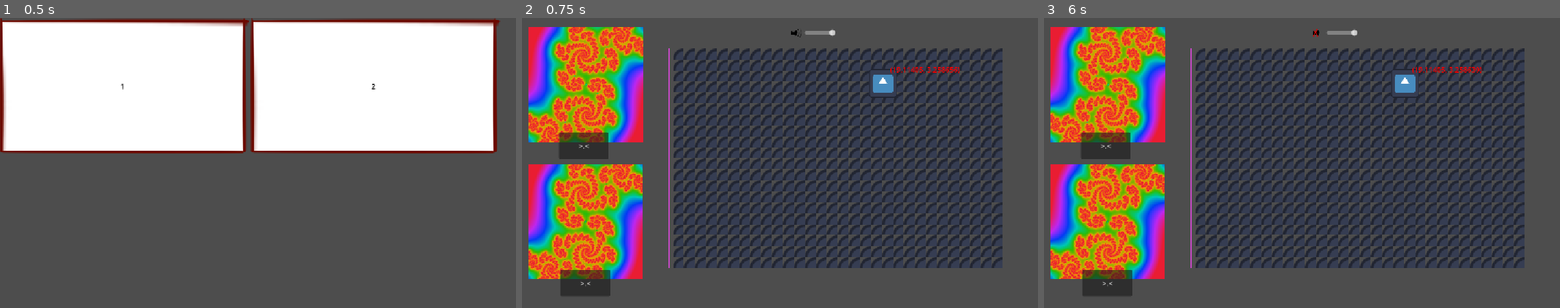
Above: before the commit, frames 1-3 (left to right).
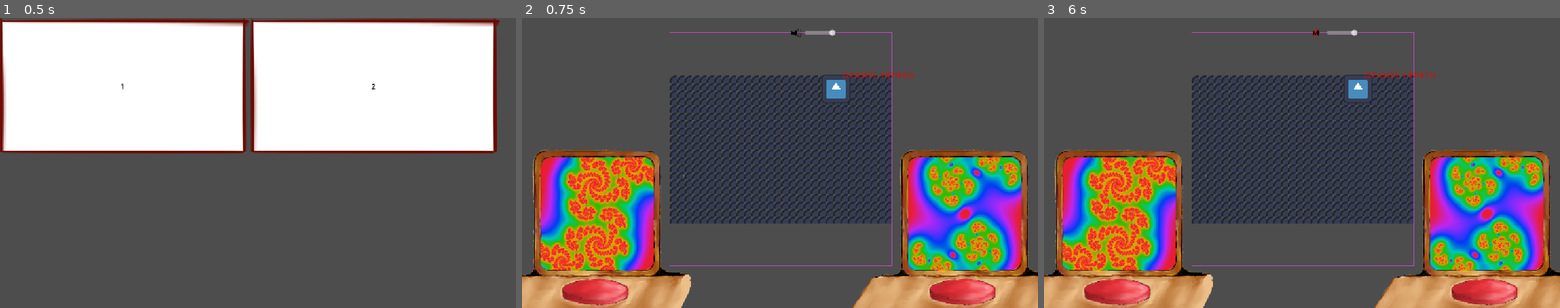
Above: after the commit, the same moments.

Repository: Wallted/ldjam-59
Game: Godot game, scene res://main.tscn
The game is run twice, just before and just after one commit, with the same random seed, the same clock (stepped at 60 frames per second) and the same inputs. The engine's default icon, where the game draws it, is replaced by a stand-in: a white triangle on a blue panel in a dark square.
Inputs (mouse positions are in pixels of both pictures, inside the frame that each line leads up to; where the layout moved, square brackets give the same spot in the first picture):
- Up to frame 1 (0.5 s): no input
- Up to frame 2 (0.75 s): click "1" at 0.5 s
- Up to frame 3 (6 s): click (1105, 281) at 1.25 s, where only the run before the commit has a clickable ">.<"; click (1358, 87) [1405, 84] at 2 s; click (1358, 87) [1405, 84] at 2.75 s; click (1105, 281) at 3.5 s, where only the run before the commit has a clickable ">.<"; click (1358, 87) [1405, 84] at 4.25 s; click (1105, 281) at 5 s, where only the run before the commit has a clickable ">.<"; click (1317, 32) at 5.75 s

Frame 1 is identical in both runs. In frame 2, 54% of the frame differs, in the area x 0-100%, y 3-100%; in frame 3, 54%.

Commit message:
Fractal 2 (#30)
* fractal frames

* play buttons animated

Diff:
--- a/canvas.gd
+++ b/canvas.gd
@@ -1,2 +1,21 @@
 class_name Fractal
 extends Control
+
+
+signal interaction(is_pressed: bool)
+
+const FRAME_BUTTON_RELEASED = preload("uid://bbpahtqmppeyf")
+const FRAME_BUTTON_PRESSED = preload("uid://dcn40m7ndrwwc")
+
+
+@onready var frame: Sprite2D = $Frame
+
+
+func _on_button_button_down():
+	interaction.emit(true)
+	frame.texture = FRAME_BUTTON_PRESSED
+
+
+func _on_button_button_up():
+	interaction.emit(false)
+	frame.texture = FRAME_BUTTON_RELEASED
--- a/canvas.tscn
+++ b/canvas.tscn
@@ -1,17 +1,7 @@
 [gd_scene format=3 uid="uid://dwp3igcc7lv7r"]
 
 [ext_resource type="Script" uid="uid://cu6paxujgyctj" path="res://canvas.gd" id="1_75aqd"]
-[ext_resource type="Shader" uid="uid://b2i0ttumm0jwq" path="res://fractal.gdshader" id="2_pfdkn"]
-
-[sub_resource type="ShaderMaterial" id="ShaderMaterial_15w7l"]
-shader = ExtResource("2_pfdkn")
-shader_parameter/zoom = 0.0
-shader_parameter/center = Vector2(0.72, 0.395)
-shader_parameter/c = Vector2(0.3, 0.48)
-shader_parameter/color_phase = 0.0
-shader_parameter/color_freq = 1.0
-shader_parameter/thresh = 200.0
-shader_parameter/hue_coef = 0.4
+[ext_resource type="Texture2D" uid="uid://bbpahtqmppeyf" path="res://assets/przycisk_ok.png" id="2_pfdkn"]
 
 [sub_resource type="CanvasTexture" id="CanvasTexture_k4n84"]
 
@@ -21,8 +11,24 @@
 script = ExtResource("1_75aqd")
 
 [node name="TextureRect" type="TextureRect" parent="." unique_id=656123526]
-material = SubResource("ShaderMaterial_15w7l")
+use_parent_material = true
 layout_mode = 0
 offset_right = 256.0
 offset_bottom = 256.0
 texture = SubResource("CanvasTexture_k4n84")
+
+[node name="Frame" type="Sprite2D" parent="." unique_id=779488552]
+position = Vector2(165, 157)
+scale = Vector2(0.56, 0.56)
+texture = ExtResource("2_pfdkn")
+
+[node name="Button" type="Button" parent="." unique_id=1212396923]
+modulate = Color(1, 1, 1, 0)
+layout_mode = 0
+offset_left = 46.0
+offset_top = 271.0
+offset_right = 201.0
+offset_bottom = 335.0
+
+[connection signal="button_down" from="Button" to="." method="_on_button_button_down"]
+[connection signal="button_up" from="Button" to="." method="_on_button_button_up"]
--- a/game.tscn
+++ b/game.tscn
@@ -3,9 +3,29 @@
 [ext_resource type="Script" uid="uid://d3y1cb6tqyug5" path="res://game.gd" id="1_80nbo"]
 [ext_resource type="PackedScene" uid="uid://b7c34bojqhp7f" path="res://zoo_space.tscn" id="2_e2o6t"]
 [ext_resource type="PackedScene" uid="uid://dwp3igcc7lv7r" path="res://canvas.tscn" id="3_feb5d"]
-[ext_resource type="PackedScene" uid="uid://p5wnbaqonghd" path="res://play_button.tscn" id="4_7jktm"]
 [ext_resource type="PackedScene" uid="uid://rtb0cvf0pxp1" path="res://audio.tscn" id="4_fc0e3"]
+[ext_resource type="Shader" uid="uid://b2i0ttumm0jwq" path="res://fractal.gdshader" id="4_ryrav"]
 [ext_resource type="PackedScene" uid="uid://br7df35ubqh7p" path="res://volume_control.tscn" id="6_ryrav"]
+
+[sub_resource type="ShaderMaterial" id="ShaderMaterial_ryrav"]
+shader = ExtResource("4_ryrav")
+shader_parameter/zoom = 0.0
+shader_parameter/center = Vector2(0, 0)
+shader_parameter/c = Vector2(0.48, 0.3)
+shader_parameter/color_phase = 0.0
+shader_parameter/color_freq = 1.0
+shader_parameter/thresh = 200.0
+shader_parameter/hue_coef = 0.4
+
+[sub_resource type="ShaderMaterial" id="ShaderMaterial_eow3j"]
+shader = ExtResource("4_ryrav")
+shader_parameter/zoom = 0.0
+shader_parameter/center = Vector2(0, 0)
+shader_parameter/c = Vector2(0.3, 0.48)
+shader_parameter/color_phase = 0.0
+shader_parameter/color_freq = 1.0
+shader_parameter/thresh = 200.0
+shader_parameter/hue_coef = 0.4
 
 [node name="Game" type="Control" unique_id=1684369373]
 layout_mode = 3
@@ -18,44 +38,31 @@
 
 [node name="ZooSpace" parent="." unique_id=1828854927 instance=ExtResource("2_e2o6t")]
 layout_mode = 1
-offset_left = 328.0
-offset_top = 68.0
-offset_right = -70.0
-offset_bottom = -89.0
+offset_left = 329.0
+offset_top = 32.0
+offset_right = -326.0
+offset_bottom = -94.0
+
+[node name="CurrentFractal" parent="." unique_id=402778540 instance=ExtResource("3_feb5d")]
+material = SubResource("ShaderMaterial_ryrav")
+layout_mode = 1
+offset_left = 861.0
+offset_top = 310.0
+offset_right = 861.0
+offset_bottom = 310.0
 
 [node name="TargetFractal" parent="." unique_id=531768555 instance=ExtResource("3_feb5d")]
+material = SubResource("ShaderMaterial_eow3j")
 layout_mode = 1
-offset_left = 14.0
-offset_top = 327.0
-offset_right = 14.0
-offset_bottom = 327.0
-
-[node name="PlayButton" parent="TargetFractal" unique_id=1187659698 instance=ExtResource("4_7jktm")]
-layout_mode = 1
-offset_left = 72.0
-offset_top = 236.0
-offset_right = 72.0
-offset_bottom = 236.0
-
-[node name="CurrentFractal" parent="." unique_id=402778540 instance=ExtResource("3_feb5d")]
-layout_mode = 1
-offset_left = 15.0
-offset_top = 21.0
-offset_right = 15.0
-offset_bottom = 21.0
-
-[node name="PlayButton" parent="CurrentFractal" unique_id=13145799 instance=ExtResource("4_7jktm")]
-layout_mode = 1
-offset_left = 67.0
-offset_top = 235.0
-offset_right = 67.0
-offset_bottom = 235.0
+offset_left = 41.0
+offset_top = 310.0
+offset_right = 41.0
+offset_bottom = 310.0
 
 [node name="Audio" parent="." unique_id=245871639 instance=ExtResource("4_fc0e3")]
 
 [node name="VolumeControl" parent="." unique_id=711890124 instance=ExtResource("6_ryrav")]
 position = Vector2(595, 15)
 
-[connection signal="interaction" from="TargetFractal/PlayButton" to="." method="_on_play_button" binds= [false]]
-[connection signal="interaction" from="CurrentFractal/PlayButton" to="." method="_on_play_button" binds= [true]]
-[connection signal="volume_slider_change" from="VolumeControl" to="Audio" method="_on_volume_slider_change"]
+[connection signal="interaction" from="CurrentFractal" to="." method="_on_play_button" binds= [true]]
+[connection signal="interaction" from="TargetFractal" to="." method="_on_play_button" binds= [false]]
--- a/play_button.gd
+++ /dev/null
@@ -1,12 +0,0 @@
-extends Control
-
-
-signal interaction(is_pressed: bool)
-
-
-func _on_button_button_down():
-	interaction.emit(true)
-
-
-func _on_button_button_up():
-	interaction.emit(false)
--- a/play_button.tscn
+++ /dev/null
@@ -1,21 +0,0 @@
-[gd_scene format=3 uid="uid://p5wnbaqonghd"]
-
-[ext_resource type="Script" uid="uid://dm5rh05db3yjd" path="res://play_button.gd" id="1_v8f0b"]
-
-[node name="PlayButton" type="Control" unique_id=1187659698]
-layout_mode = 3
-anchors_preset = 15
-anchor_right = 1.0
-anchor_bottom = 1.0
-grow_horizontal = 2
-grow_vertical = 2
-script = ExtResource("1_v8f0b")
-
-[node name="Button" type="Button" parent="." unique_id=164078840]
-layout_mode = 0
-offset_right = 111.0
-offset_bottom = 59.0
-text = ">.<"
-
-[connection signal="button_down" from="Button" to="." method="_on_button_button_down"]
-[connection signal="button_up" from="Button" to="." method="_on_button_button_up"]
--- a/volume_control.gd
+++ b/volume_control.gd
@@ -9,7 +9,6 @@
 var is_muted: bool = false;
 var volume: int = 100;
 
-signal volume_slider_change(value)
 
 func _ready() -> void:
 	self.mute_button.pressed.connect(toggle_mute)
Binary file added: assets/Przycisk_push.png
Not shown, added: assets/Przycisk_push.png.import
Binary file added: assets/przycisk_ok.png
Not shown, added: assets/przycisk_ok.png.import
Not shown, removed: play_button.gd.uid
